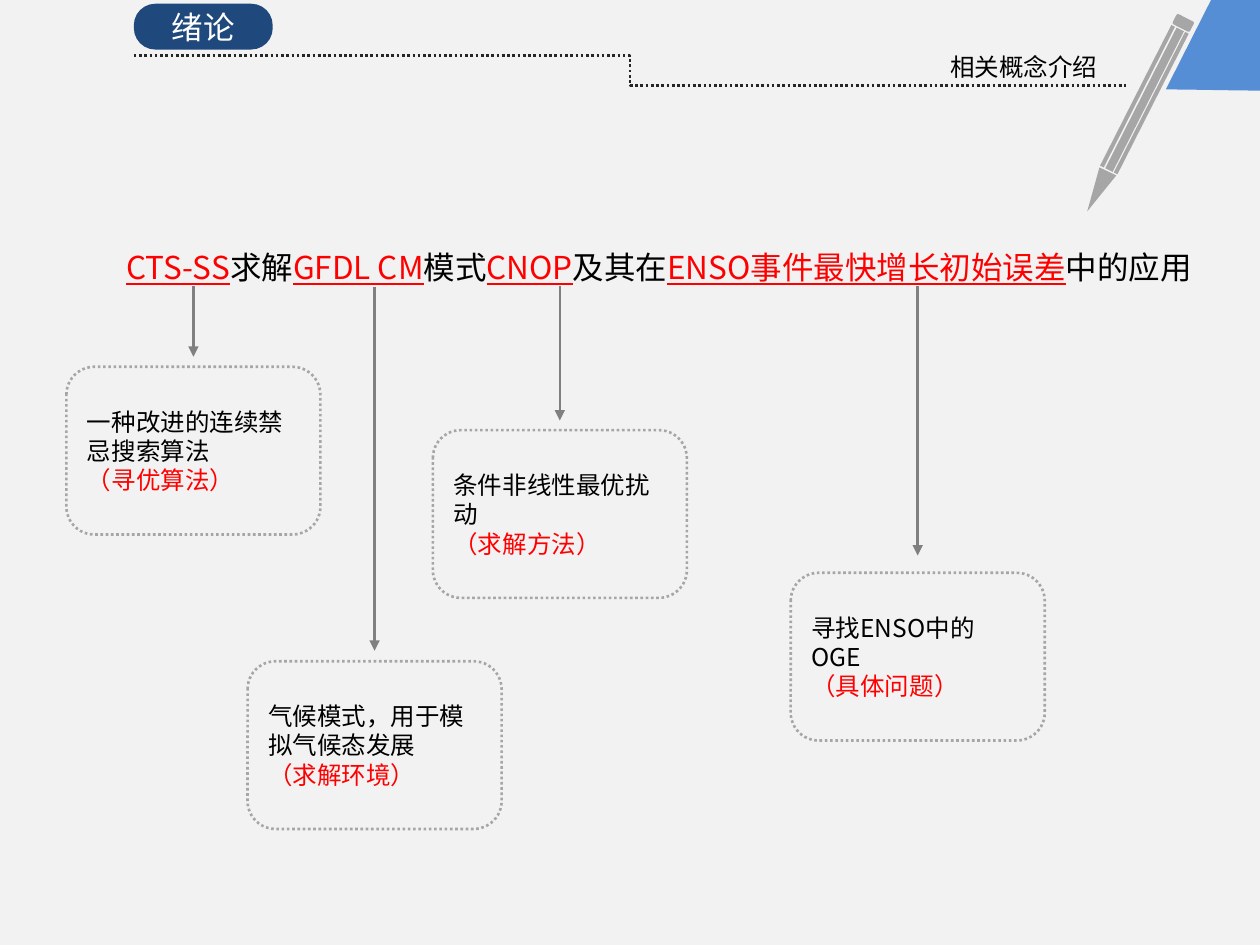
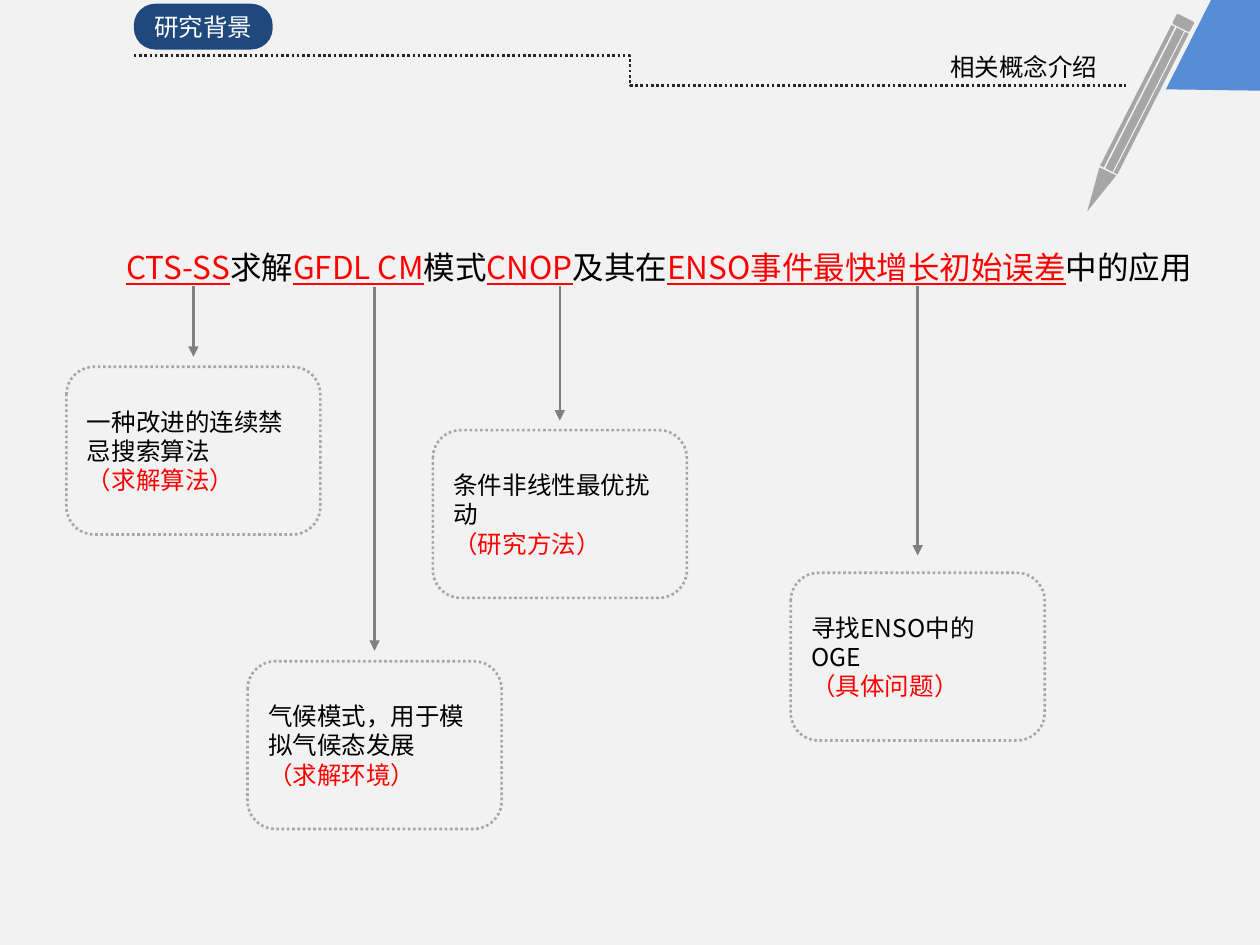
Before and after one commit to KrisCheng/GraduationDesign, a slide deck: slide 6 of FinalPaper/毕业答辩.pptx. Drawn at 1260x945 pixels with LibreOffice and Linux fonts; fonts in the diff are those of the drawing. Boxes give left, top, right and bottom in pixels: in the first picture for what was removed or moved away, otherwise in the second. Text is boxed around its words. In the diff, an @@ line names an element or a change of style, - is before the commit and + after.

```diff
--- a/FinalPaper/毕业答辩.pptx
+++ b/FinalPaper/毕业答辩.pptx
@@ text in rounded rectangle at (x1=154, y1=15, x2=252, y2=38): text changed; size 18 to 14 pt @@
-绪论
+研究背景
@@ text in rounded rectangle at (x1=87, y1=468, x2=234, y2=492): text changed @@
-（寻优算法）
+（求解算法）
@@ text in rounded rectangle at (x1=453, y1=532, x2=600, y2=556): text changed @@
-（求解方法）
+（研究方法）
```
Also in this commit, not shown: 4 other slides changed.
